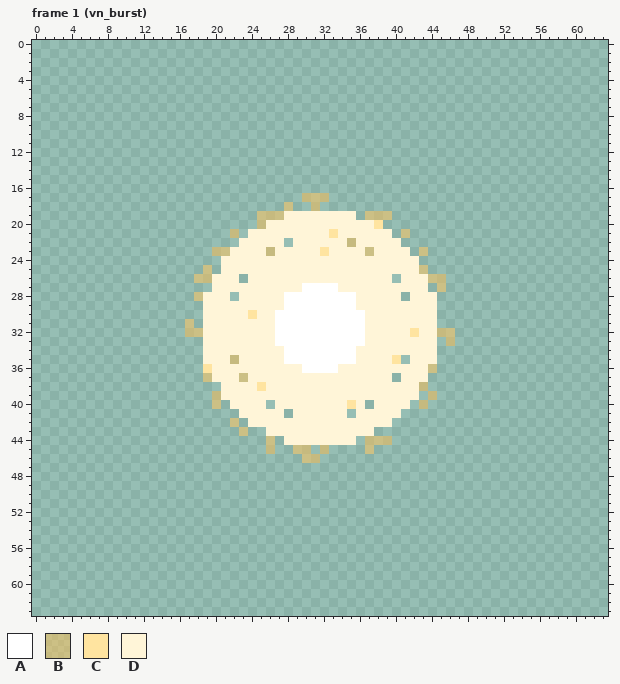
One commit to this pixel-art file: art/fx_vn_burst.aseprite. The picture above is the old version.
64x64 pixels, 8 frames. Shown: frame 1 (vn_burst). The commit also changed other frames, which this record leaves out.
Palette (. is transparent): A #ffffff  B #ffc15882  C #ffe4a0  D #fff5d8
Pixels before, frame 1 (vn_burst), first column x 17:
17 .............BBB..............
18 ...........B..B...............
19 ........BBBDDDDDDDD.BBB.......
20 ........BDDDDDDDDDDDDC........
21 .....B.DDDDDDDDDCDDDDDD.B.....
22 ......DDDDD.DDDDDDBDDDDD......
23 ...BBDDDDBDDDDDCDDDDBDDDD.B...
24 ....DDDDDDDDDDDDDDDDDDDDDD....
25 ..B.DDDDDDDDDDDDDDDDDDDDDDB...
26 .BBDDD.DDDDDDDDDDDDDDDD.DDDBB.
27 ...DDDDDDDDDDAAAADDDDDDDDDD.B.
28 .BDDD.DDDDDAAAAAAAADDDDD.DDD..
29 ..DDDDDDDDDAAAAAAAADDDDDDDDD..
30 ..DDDDDCDDAAAAAAAAAADDDDDDDD..
31 B.DDDDDDDDAAAAAAAAAADDDDDDDD..
32 BBDDDDDDDDAAAAAAAAAADDDDDCDDBB
33 ..DDDDDDDDAAAAAAAAAADDDDDDDD.B
34 ..DDDDDDDDDAAAAAAAADDDDDDDDD..
35 ..DDDBDDDDDAAAAAAAADDDDC.DDD..
36 ..CDDDDDDDDDDAAAADDDDDDDDDDB..
37 ..BDDDBDDDDDDDDDDDDDDDD.DDD...
38 ....DDDDCDDDDDDDDDDDDDDDDDB...
39 ...BDDDDDDDDDDDDDDDDDDDDDD.B..
40 ...B.DDDD.DDDDDDDDCD.DDDD.B...
41 ......DDDDD.DDDDDD.DDDDD......
42 .....B.DDDDDDDDDDDDDDDD.......
43 ......B..DDDDDDDDDDDD.........
44 .........B.DDDDDDDD.BBB.......
45 .........B..BB.B....B.........
46 .............BB...............
The result:
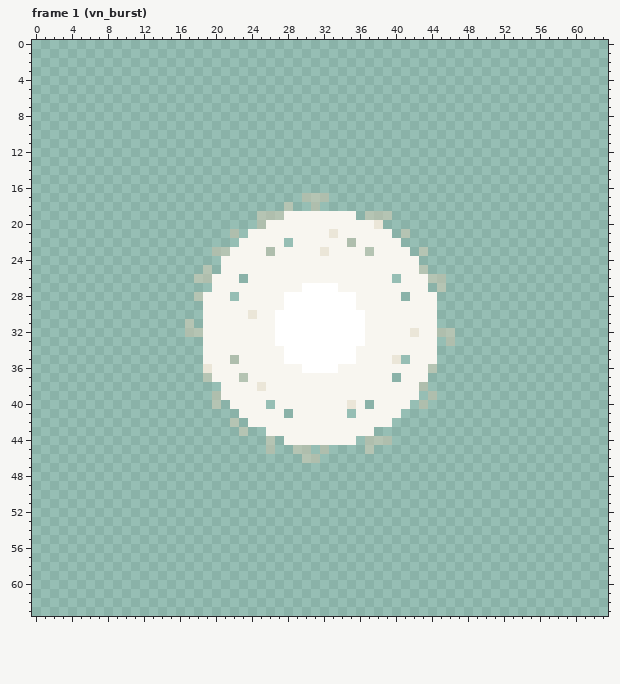
From old to new:
colour B: #ffc15882 -> #d3cab282
colour C: #ffe4a0 -> #ebe6d8
colour D: #fff5d8 -> #f8f6f0
